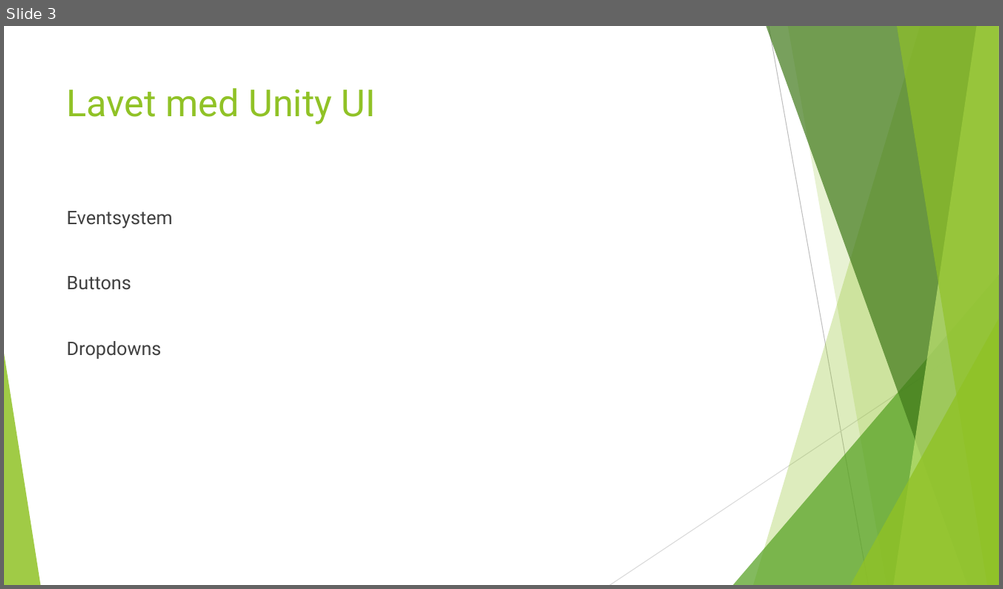
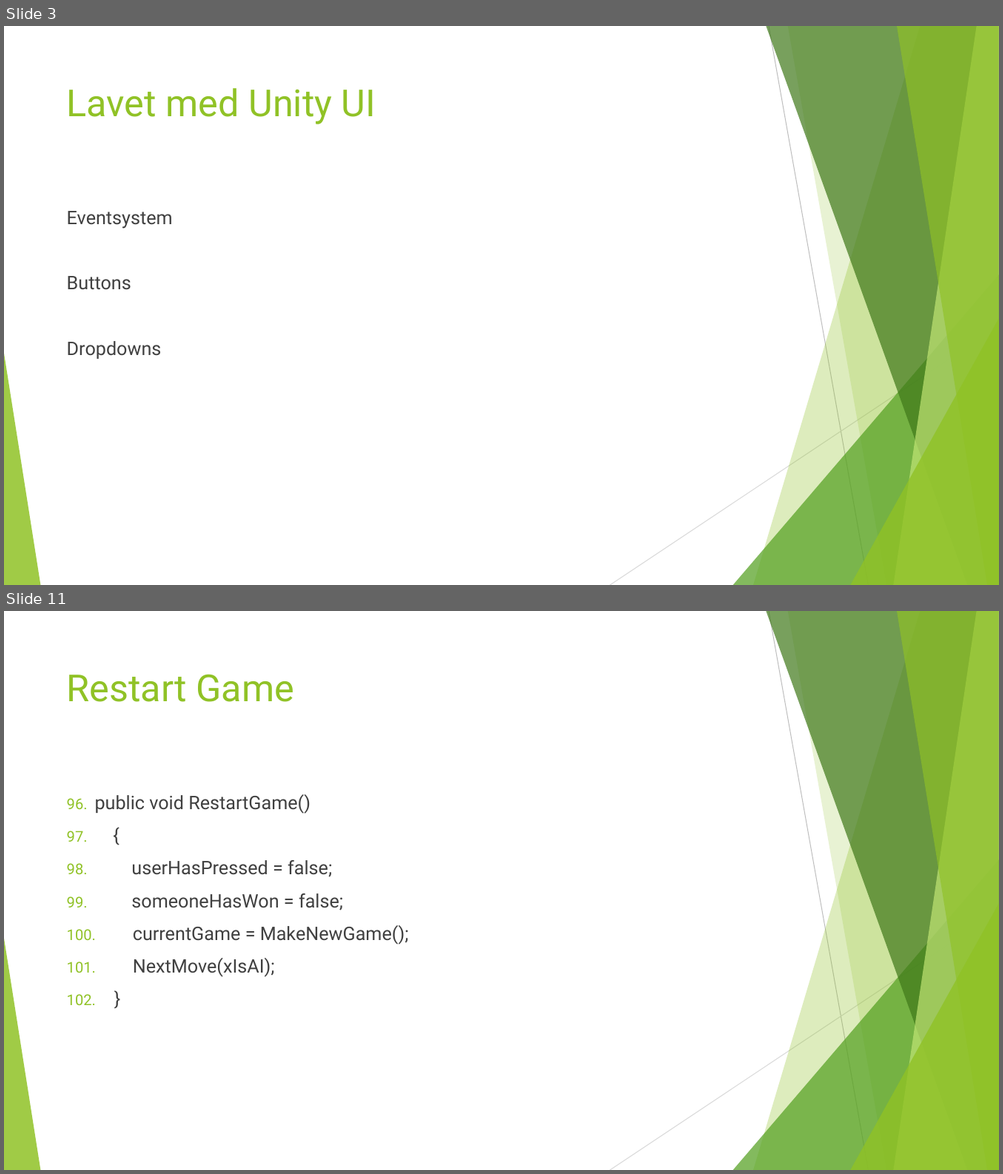
Before and after one commit to UffeThorsen/ZBC-ProgB-18-20-TicTacToe, a slide deck: notes/Tic Tac Toe GUI.pptx. Shown one above the other, each under a label of ours: slide 3 before the commit, slides 3 and 11 after it; the slides between them are not shown. The pictures are 1003x589 and 1003x1174 pixels, drawn with LibreOffice and Linux fonts; fonts in the diff are those of the drawing. Boxes give left, top, right and bottom in pixels: in the first picture for what was removed or moved away, otherwise in the second. Text is boxed around its words. In the diff, an @@ line names an element or a change of style, - is before the commit and + after.

```diff
--- a/notes/Tic Tac Toe GUI.pptx
+++ b/notes/Tic Tac Toe GUI.pptx
@@ slide 11 added at (x1=4, y1=611, x2=999, y2=1170), background #FFFFFF; not listed: 10 template elements that a slide beside it also shows @@
@@ title added at (x1=67, y1=674, x2=295, y2=702), 36 pt, text #90C226 @@
+Restart Game
@@ text added at (x1=95, y1=795, x2=409, y2=977), 18 pt, text #404040 @@
+96. public void RestartGame()
+97. {
+98. userHasPressed = false;
+99. someoneHasWon = false;
+100. currentGame = MakeNewGame();
+101. NextMove(xIsAI);
+102. }
```
Also in this commit, not shown: 5 slides changed, 4 other slides added, 1 slide removed, 1 other file.
